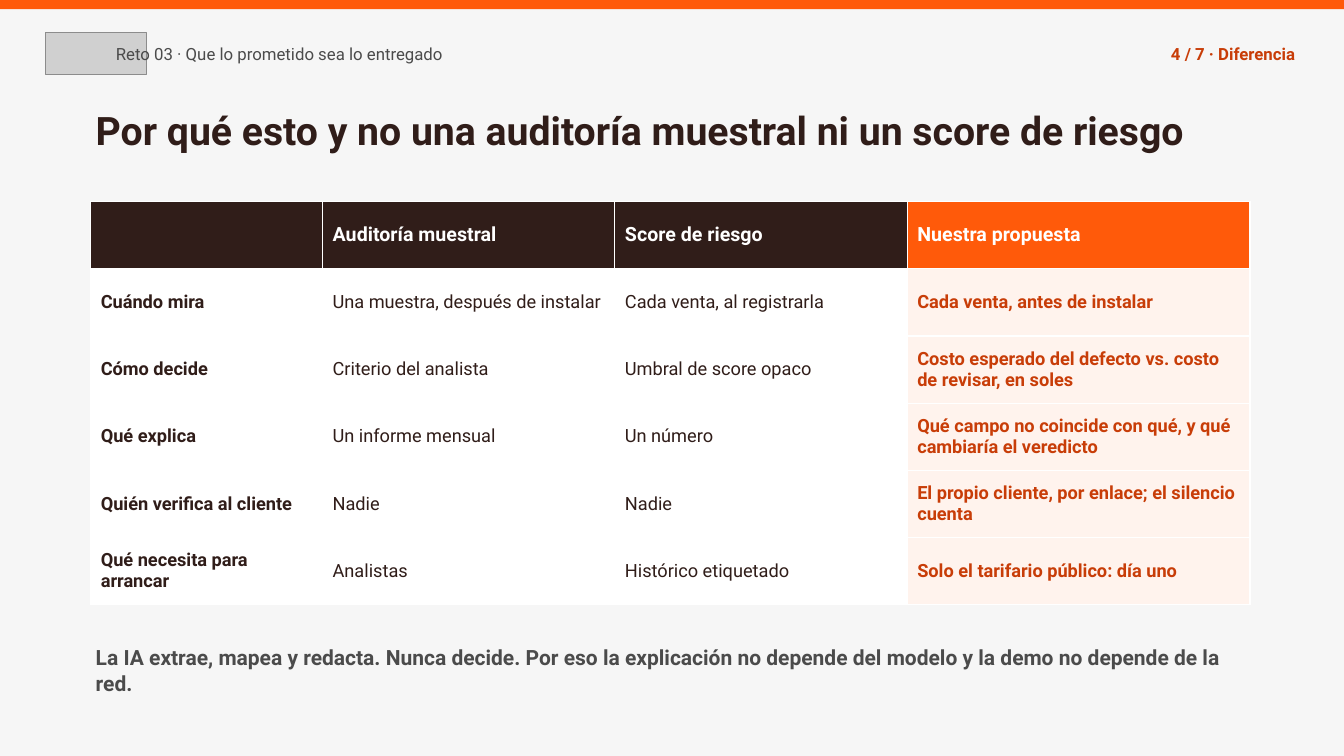
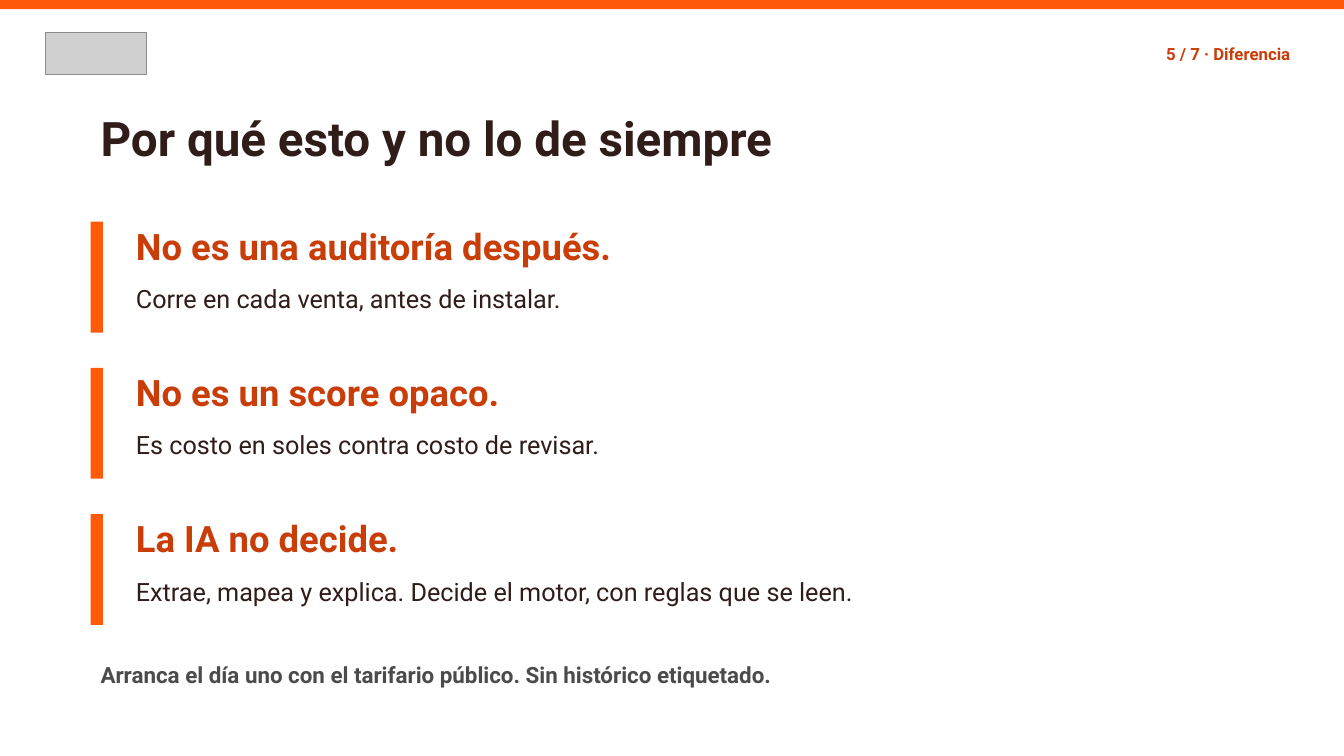
Before and after one commit to MccFlurry/firme, a slide deck: slide 5 of docs/pitch/WIN-Reto03-Pitch-3min.pptx (slide 4 before the commit). Drawn at 1344x756 pixels with LibreOffice and Linux fonts; fonts in the diff are those of the drawing; grey boxes stand for pictures. Boxes give left, top, right and bottom in pixels: in the first picture for what was removed or moved away, otherwise in the second. Text is boxed around its words. In the diff, an @@ line names an element or a change of style, - is before the commit and + after.

```diff
--- a/docs/pitch/WIN-Reto03-Pitch-3min.pptx
+++ b/docs/pitch/WIN-Reto03-Pitch-3min.pptx
@@ background #F6F6F6 to #FFFFFF @@
@@ text removed at bbox=[116, 45, 443, 65] @@
-Reto 03 · Que lo prometido sea lo entregado
@@ text at bbox=[1166, 47, 1290, 60]: text changed @@
-4 / 7 · Diferencia
+5 / 7 · Diferencia
@@ text at bbox=[101, 120, 772, 166]: text changed; size 28 to 34 pt @@
-Por qué esto y no una auditoría muestral ni un score de riesgo
+Por qué esto y no lo de siempre
@@ table removed at bbox=[91, 202, 1250, 605], 6 rows, 4 columns @@
- | Auditoría muestral | Score de riesgo | Nuestra propuesta
-Cuándo mira | Una muestra, después de instalar | Cada venta, al registrarla | Cada venta, antes de instalar
-Cómo decide | Criterio del analista | Umbral de score opaco | Costo esperado del defecto vs. costo de revisar, en soles
-Qué explica | Un informe mensual | Un número | Qué campo no coincide con qué, y qué cambiaría el veredicto
-Quién verifica al cliente | Nadie | Nadie | El propio cliente, por enlace; el silencio cuenta
-Qué necesita para arrancar | Analistas | Histórico etiquetado | Solo el tarifario público: día uno
@@ rectangle added at bbox=[91, 222, 103, 333], fill #FF5A0A @@
@@ text added at bbox=[136, 232, 611, 268], 26 pt, text #C83D08, bold @@
+No es una auditoría después.
@@ text added at bbox=[136, 289, 560, 312], 18 pt, text #301D19 @@
+Corre en cada venta, antes de instalar.
@@ rectangle added at bbox=[91, 368, 103, 479], fill #FF5A0A @@
@@ text added at bbox=[136, 380, 500, 414], 26 pt, text #C83D08, bold @@
+No es un score opaco.
@@ text added at bbox=[136, 435, 599, 455], 18 pt, text #301D19 @@
+Es costo en soles contra costo de revisar.
@@ rectangle added at bbox=[91, 514, 103, 625], fill #FF5A0A @@
@@ text added at bbox=[136, 524, 399, 553], 26 pt, text #C83D08, bold @@
+La IA no decide.
@@ text added at bbox=[136, 582, 852, 607], 18 pt, text #301D19 @@
+Extrae, mapea y explica. Decide el motor, con reglas que se leen.
@@ text removed at bbox=[96, 649, 1219, 691] @@
-La IA extrae, mapea y redacta. Nunca decide. Por eso la explicación no depende del modelo y la demo no depende de la red.
@@ text added at bbox=[101, 666, 771, 688], 16 pt, text #4B4B4B, bold @@
+Arranca el día uno con el tarifario público. Sin histórico etiquetado.
```
Also in this commit, not shown: 6 other slides changed, 2 slides added, 1 slide removed.
